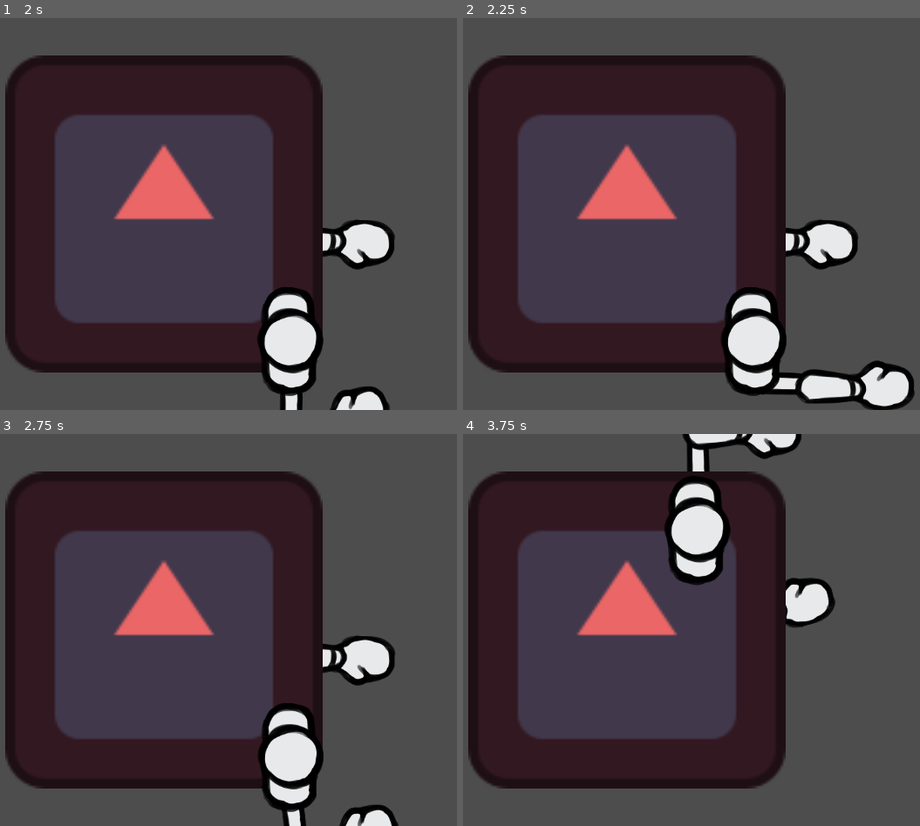
Above: before the commit, frames 1-4 (two rows, left to right).
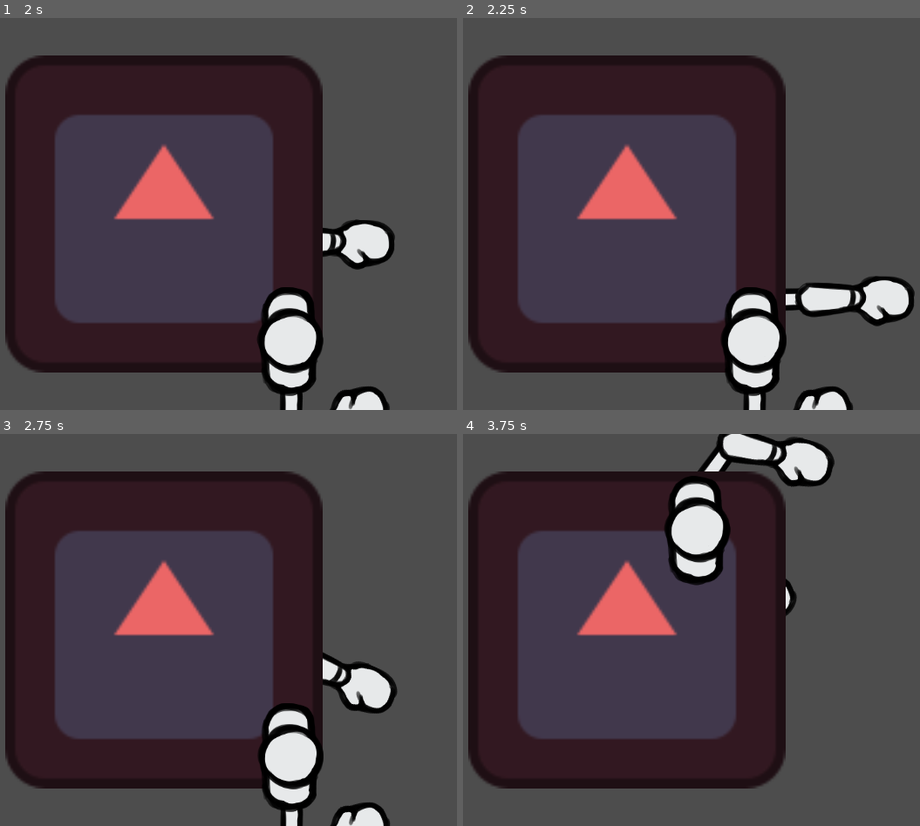
Above: after the commit, the same moments.

Repository: Eefschmeef2310/GDS1-Lab4
Game: Godot game, scene res://scenes/base_level.tscn
Same seed, same stepped clock (60 frames per second), same inputs: the game is played once before the commit and once after it. This scene is started directly instead of the project's main scene. The engine's default icon, where the game draws it, is replaced by a stand-in: a white triangle on a blue panel in a dark square.
Inputs:
- Up to frame 1 (2 s): tap Enter at 0.5 s; hold D (Right) 0.53-1.28 s; hold Space (Punch) 0.53-1.28 s; hold S (Down) from 1.28 s (still down); tap Space (Punch) at 1.35 s
- Up to frame 2 (2.25 s): tap Space (Punch) at 2 s; release S (Down) at 2.03 s; hold D (Right) from 2.03 s (still down); hold Space (Punch) from 2.03 s (still down)
- Up to frame 3 (2.75 s): keep holding D (Right); keep holding Space (Punch)
- Up to frame 4 (3.75 s): release D (Right) at 2.78 s; release Space (Punch) at 2.78 s; hold W (Up) 2.78-3.53 s; tap Space (Punch) at 2.85 s; hold A (Left) from 3.53 s (still down); hold Space (Punch) from 3.53 s (still down)

Frame 1 is identical in both runs. In frame 2, 6.9% of the frame differs, in the area x 61-99%, y 51-100%; in frame 3, 3.0%; in frame 4, 3.9%.

Commit message:
Basic Left punch
Alternates between left and right for now

Diff:
--- a/player/player.tscn
+++ b/player/player.tscn
@@ -65,96 +65,6 @@
 "transitions": PackedFloat32Array(1, 1),
 "update": 0,
 "values": [2.00713, 0.0]
-}
-
-[sub_resource type="Animation" id="Animation_eyw0p"]
-resource_name = "retract"
-length = 0.4
-tracks/0/type = "value"
-tracks/0/imported = false
-tracks/0/enabled = true
-tracks/0/path = NodePath("../Body/LArm:rotation")
-tracks/0/interp = 1
-tracks/0/loop_wrap = true
-tracks/0/keys = {
-"times": PackedFloat32Array(0, 0.4),
-"transitions": PackedFloat32Array(1, 1),
-"update": 0,
-"values": [1.5708, 0.0]
-}
-tracks/1/type = "value"
-tracks/1/imported = false
-tracks/1/enabled = true
-tracks/1/path = NodePath("../Body/LArm/LHand:rotation")
-tracks/1/interp = 1
-tracks/1/loop_wrap = true
-tracks/1/keys = {
-"times": PackedFloat32Array(0, 0.4),
-"transitions": PackedFloat32Array(1, 1),
-"update": 0,
-"values": [0.0, 2.00713]
-}
-
-[sub_resource type="AnimationLibrary" id="AnimationLibrary_n77si"]
-_data = {
-"RESET": SubResource("Animation_4cao8"),
-"punch": SubResource("Animation_2puw0"),
-"retract": SubResource("Animation_eyw0p")
-}
-
-[sub_resource type="Animation" id="Animation_ien1i"]
-length = 0.001
-tracks/0/type = "value"
-tracks/0/imported = false
-tracks/0/enabled = true
-tracks/0/path = NodePath("../Body/RArm:rotation")
-tracks/0/interp = 1
-tracks/0/loop_wrap = true
-tracks/0/keys = {
-"times": PackedFloat32Array(0),
-"transitions": PackedFloat32Array(1),
-"update": 0,
-"values": [1.5708]
-}
-tracks/1/type = "value"
-tracks/1/imported = false
-tracks/1/enabled = true
-tracks/1/path = NodePath("../Body/RArm/RHand:rotation")
-tracks/1/interp = 1
-tracks/1/loop_wrap = true
-tracks/1/keys = {
-"times": PackedFloat32Array(0),
-"transitions": PackedFloat32Array(1),
-"update": 0,
-"values": [0.0]
-}
-
-[sub_resource type="Animation" id="Animation_0agmt"]
-resource_name = "punch"
-length = 0.2
-tracks/0/type = "value"
-tracks/0/imported = false
-tracks/0/enabled = true
-tracks/0/path = NodePath("../Body/RArm:rotation")
-tracks/0/interp = 1
-tracks/0/loop_wrap = true
-tracks/0/keys = {
-"times": PackedFloat32Array(0, 0.2),
-"transitions": PackedFloat32Array(1, 1),
-"update": 0,
-"values": [3.14159, 1.5708]
-}
-tracks/1/type = "value"
-tracks/1/imported = false
-tracks/1/enabled = true
-tracks/1/path = NodePath("../Body/RArm/RHand:rotation")
-tracks/1/interp = 1
-tracks/1/loop_wrap = true
-tracks/1/keys = {
-"times": PackedFloat32Array(0, 0.2),
-"transitions": PackedFloat32Array(1, 1),
-"update": 0,
-"values": [-2.00713, 0.0]
 }
 tracks/2/type = "method"
 tracks/2/imported = false
@@ -167,36 +77,36 @@
 "transitions": PackedFloat32Array(1),
 "values": [{
 "args": [],
-"method": &"finished_r_punch"
+"method": &"finished_l_punch"
 }]
 }
 
-[sub_resource type="Animation" id="Animation_bblkd"]
+[sub_resource type="Animation" id="Animation_eyw0p"]
 resource_name = "retract"
 length = 0.4
 tracks/0/type = "value"
 tracks/0/imported = false
 tracks/0/enabled = true
-tracks/0/path = NodePath("../Body/RArm/RHand:rotation")
+tracks/0/path = NodePath("../Body/LArm:rotation")
 tracks/0/interp = 1
 tracks/0/loop_wrap = true
 tracks/0/keys = {
 "times": PackedFloat32Array(0, 0.4),
 "transitions": PackedFloat32Array(1, 1),
 "update": 0,
-"values": [0.0, -2.00713]
-}
-tracks/1/type = "value"
-tracks/1/imported = false
-tracks/1/enabled = true
-tracks/1/path = NodePath("../Body/RArm:rotation")
+"values": [1.5708, 0.0]
+}
+tracks/1/type = "value"
+tracks/1/imported = false
+tracks/1/enabled = true
+tracks/1/path = NodePath("../Body/LArm/LHand:rotation")
 tracks/1/interp = 1
 tracks/1/loop_wrap = true
 tracks/1/keys = {
 "times": PackedFloat32Array(0, 0.4),
 "transitions": PackedFloat32Array(1, 1),
 "update": 0,
-"values": [1.5708, 3.14159]
+"values": [0.0, 2.00713]
 }
 tracks/2/type = "method"
 tracks/2/imported = false
@@ -213,6 +123,124 @@
 }]
 }
 
+[sub_resource type="AnimationLibrary" id="AnimationLibrary_n77si"]
+_data = {
+"RESET": SubResource("Animation_4cao8"),
+"punch": SubResource("Animation_2puw0"),
+"retract": SubResource("Animation_eyw0p")
+}
+
+[sub_resource type="Animation" id="Animation_ien1i"]
+length = 0.001
+tracks/0/type = "value"
+tracks/0/imported = false
+tracks/0/enabled = true
+tracks/0/path = NodePath("../Body/RArm:rotation")
+tracks/0/interp = 1
+tracks/0/loop_wrap = true
+tracks/0/keys = {
+"times": PackedFloat32Array(0),
+"transitions": PackedFloat32Array(1),
+"update": 0,
+"values": [1.5708]
+}
+tracks/1/type = "value"
+tracks/1/imported = false
+tracks/1/enabled = true
+tracks/1/path = NodePath("../Body/RArm/RHand:rotation")
+tracks/1/interp = 1
+tracks/1/loop_wrap = true
+tracks/1/keys = {
+"times": PackedFloat32Array(0),
+"transitions": PackedFloat32Array(1),
+"update": 0,
+"values": [0.0]
+}
+
+[sub_resource type="Animation" id="Animation_0agmt"]
+resource_name = "punch"
+length = 0.2
+tracks/0/type = "value"
+tracks/0/imported = false
+tracks/0/enabled = true
+tracks/0/path = NodePath("../Body/RArm:rotation")
+tracks/0/interp = 1
+tracks/0/loop_wrap = true
+tracks/0/keys = {
+"times": PackedFloat32Array(0, 0.2),
+"transitions": PackedFloat32Array(1, 1),
+"update": 0,
+"values": [3.14159, 1.5708]
+}
+tracks/1/type = "value"
+tracks/1/imported = false
+tracks/1/enabled = true
+tracks/1/path = NodePath("../Body/RArm/RHand:rotation")
+tracks/1/interp = 1
+tracks/1/loop_wrap = true
+tracks/1/keys = {
+"times": PackedFloat32Array(0, 0.2),
+"transitions": PackedFloat32Array(1, 1),
+"update": 0,
+"values": [-2.00713, 0.0]
+}
+tracks/2/type = "method"
+tracks/2/imported = false
+tracks/2/enabled = true
+tracks/2/path = NodePath("../Scripts/Punches")
+tracks/2/interp = 1
+tracks/2/loop_wrap = true
+tracks/2/keys = {
+"times": PackedFloat32Array(0.2),
+"transitions": PackedFloat32Array(1),
+"values": [{
+"args": [],
+"method": &"finished_r_punch"
+}]
+}
+
+[sub_resource type="Animation" id="Animation_bblkd"]
+resource_name = "retract"
+length = 0.4
+tracks/0/type = "value"
+tracks/0/imported = false
+tracks/0/enabled = true
+tracks/0/path = NodePath("../Body/RArm/RHand:rotation")
+tracks/0/interp = 1
+tracks/0/loop_wrap = true
+tracks/0/keys = {
+"times": PackedFloat32Array(0, 0.4),
+"transitions": PackedFloat32Array(1, 1),
+"update": 0,
+"values": [0.0, -2.00713]
+}
+tracks/1/type = "value"
+tracks/1/imported = false
+tracks/1/enabled = true
+tracks/1/path = NodePath("../Body/RArm:rotation")
+tracks/1/interp = 1
+tracks/1/loop_wrap = true
+tracks/1/keys = {
+"times": PackedFloat32Array(0, 0.4),
+"transitions": PackedFloat32Array(1, 1),
+"update": 0,
+"values": [1.5708, 3.14159]
+}
+tracks/2/type = "method"
+tracks/2/imported = false
+tracks/2/enabled = true
+tracks/2/path = NodePath("../Scripts/Punches")
+tracks/2/interp = 1
+tracks/2/loop_wrap = true
+tracks/2/keys = {
+"times": PackedFloat32Array(0.4),
+"transitions": PackedFloat32Array(1),
+"values": [{
+"args": [],
+"method": &"finished_retract"
+}]
+}
+
 [sub_resource type="AnimationLibrary" id="AnimationLibrary_22anh"]
 _data = {
 "RESET": SubResource("Animation_ien1i"),
--- a/punch_bases/punch_base.gd
+++ b/punch_bases/punch_base.gd
@@ -1,6 +1,6 @@
 extends Node
 #class_name
-#Authored by [Name]. Please consult for any modifications or major feature requests.
+#Authored by Alex. Please consult for any modifications or major feature requests.
 
 #region Variables
 #Signals
@@ -19,6 +19,8 @@
 #Other Variables (please try to separate and organise!)
 var can_punch: bool = true
 var can_retract: bool = false
+var is_right_arm: bool = true
+var current_arm_anim: AnimationPlayer
 #endregion
 
 #region Godot methods
@@ -29,10 +31,10 @@
 func _process(delta):
 	#Runs per frame
 	if can_punch && Input.is_action_pressed("Punch"):
-		punch()
+		punch(is_right_arm)
 
 	if(can_retract && !Input.is_action_pressed("Punch")):
-		retract_r()
+		retract()
 
 #endregion
 
@@ -41,8 +43,9 @@
 #endregion
 
 #region Other methods (please try to separate and organise!)
-func punch():
-	$"../../AnimationPlayers/RightArm".play("punch")
+func punch(right: bool):
+	current_arm_anim = $"../../AnimationPlayers/RightArm" if right else $"../../AnimationPlayers/LeftArm"
+	current_arm_anim.play("punch")
 	can_punch = false
 
 func finished_r_punch():
@@ -51,12 +54,19 @@
 	right_hitbox.disabled = true
 	can_retract = true
 
+func finished_l_punch():
+	left_hitbox.disabled = false
+	await get_tree().create_timer(0.1).timeout
+	left_hitbox.disabled = true
+	can_retract = true
 
-func retract_r():
-	$"../../AnimationPlayers/RightArm".play("retract")
+func retract():
+	current_arm_anim.play("retract")
 	right_hitbox.disabled = true
+	left_hitbox.disabled = true
 	can_retract = false
 
 func finished_retract():
+	is_right_arm = !is_right_arm
 	can_punch = true
 #endregion
